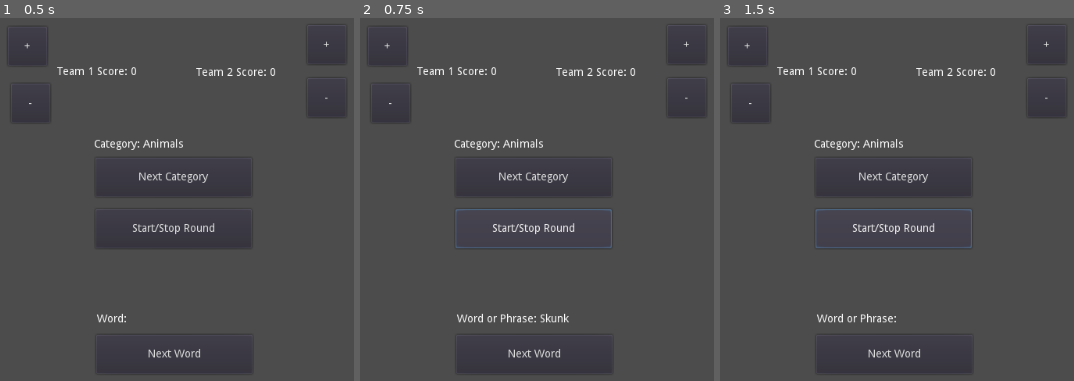
Above: before the commit, frames 1-3 (left to right).
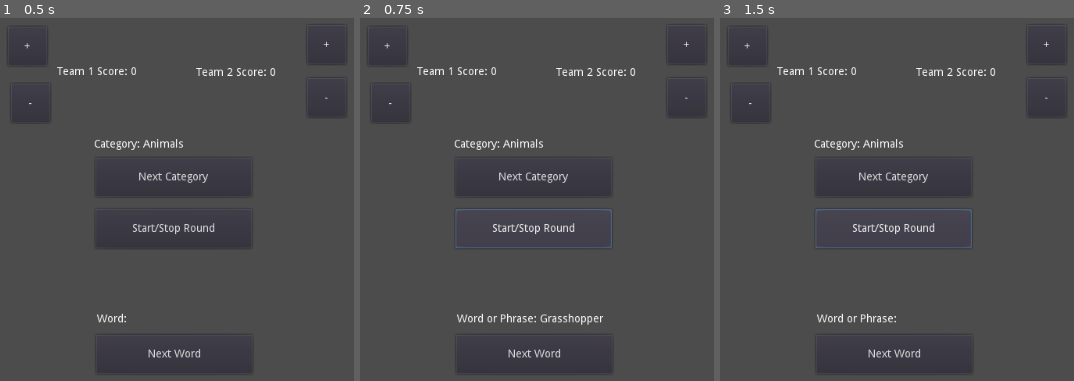
Above: after the commit, the same moments.

Repository: marshallcouch/prototypes
Game: Godot game, scene res://dont_say_the_word.tscn
The game is run twice, just before and just after one commit, with the same random seed, the same clock (stepped at 60 frames per second) and the same inputs.
Inputs:
- Up to frame 1 (0.5 s): no input
- Up to frame 2 (0.75 s): click "Start/Stop Round" at 0.5 s
- Up to frame 3 (1.5 s): click "Start/Stop Round" at 1.25 s

Frame 1 is identical in both runs. In frame 2, 0.2% of the frame differs, in the area x 50-69%, y 81-85%; in frame 3, nothing differs.

Commit message:
working on the lists a bit

Diff:
--- a/dont_say_the_word/gamelists.tres
+++ b/dont_say_the_word/gamelists.tres
@@ -29,15 +29,141 @@
         "Flamingo", "Pelican", "Hawk", "Eagle", "Parrot", "Pigeon", "Sparrow", "Owl", "Hummingbird",
         "Toucan", "Magpie", "Albatross", "Vulture", "Wombat", "Lemur",
         "Meerkat", "Armadillo", "Sloth", "Raccoon", "Skunk", "Squirrel", "Chipmunk", "Hedgehog", "Badger", "Otter",
+        "Gibbon", "Baboon", "Macaque", "Sea Gull", "Toad", "Frog", "Tadpole", "Axolotl", "Tree Frog", "Newt", "Armadillo", "Gopher", "Narwal", "Unicorn",
         "Beaver", "Mole", "Porcupine", "Moose", "Elk", "Bison", "Camel", "Chimpanzee", "Orangutan",
-        "Gibbon", "Baboon", "Macaque",
-        "Platypus", "Echidna", "Emu", "Cockatoo", "Kookaburra",
-        "Wallaby", "Tasmanian Devil",
-        "Dingo", "Komodo Dragon", "Python", "Boa Constrictor", "Anaconda", "Rattlesnake",
-        "Cobra", "Viper",  "Tortoise", "Iguana", "Chameleon", "Gila Monster",
-        "Alligator",   "Komodo Dragon"]
+        "Platypus", "Echidna", "Emu", "Cockatoo", "Kookaburra", "Bass", "Catfish", "Carp", "Salmon", "Tuna", "Trout", "Pike", "Swordfish", "Great White Shark",
+		"Flounder", "Horseshoe Crab", "Crab", "Guppy", "Sardine", "Cod", "Halibut", "Stingray", "Eel", "Wasp", "Yellow Jacket", "Oyster", "Scallop", "Mussel",
+        "Wallaby", "Tasmanian Devil", "Human", "Aardvark", "Wolverine", "Lynx", "Clam", "Slug", "Scorpion", "Leech", "Cockroach", "Barnacle", "Tapeworm",
+        "Dingo", "Komodo Dragon", "Python", "Boa Constrictor", "Anaconda", "Rattlesnake", "Termite", "Grasshopper", "Dragon", "Dragonfly", "Locust",
+        "Cobra", "Viper",  "Tortoise", "Iguana", "Chameleon", "Gila Monster", "Cricket", "Moth", "Mosquito", "Silverfish",
+        "Alligator",   "Komodo Dragon", "Gecko", "Black Mamba", "Bald Eagle", "Snowy Owl", "Snow Leopard", "Goose", "Swan", "Black Swan", "Blue Jay", "Wood Pecker"]
     ,
-    "Food":["Pizza","Hamburger"],
+    "Food":[ "Apple", "Banana", "Orange", "Strawberry", "Blueberry", "Raspberry", "Mango", "Pineapple", "Grapes", "Watermelon",
+		  "Lemon", "Lime", "Pear", "Peach", "Cherry", "Kiwi", "Coconut", "Avocado", "Pomegranate", "Blackberry",
+		  "Cantaloupe", "Apricot", "Fig", "Guava", "Passion Fruit", "Cranberry", "Plum", "Dragon Fruit", "Lychee", "Honeydew",
+		  "Papaya", "Elderberry", "Boysenberry", "Cucumber", "Tomato", "Carrot", "Lettuce", "Spinach", "Broccoli", "Cauliflower",
+		  "Pepper", "Potato", "Onion", "Garlic", "Ginger", "Zucchini", "Mushroom", "Eggplant", "Sweet Potato", "Asparagus",
+		  "Celery", "Artichoke", "Radish", "Beetroot", "Cabbage", "Kale", "Pumpkin", "Corn", "Brussels Sprouts", "Peas",
+		  "Parsnip", "Rutabaga", "Turnip", "Yam", "Bok Choy", "Swiss Chard", "Okra", "Collard Greens", "Rhubarb", "Watercress",
+		  "Arugula", "Endive", "Beet Greens", "Chicory", "Squash", "Bread", "Rice", "Pasta", "Flour", "Oats",
+		  "Quinoa", "Barley", "Couscous", "Bulgur", "Bread Crumbs", "Cereal", "Polenta", "Biscuit", "Baguette", "Tortilla",
+		  "Roll", "Croissant", "Pita", "Bagel", "Waffle", "Pancake", "Muffin", "Donut", "Cake", "Cupcake",
+		  "Pie", "Cookie", "Brownie", "Cheesecake", "Ice Cream", "Gelato", "Sorbet", "Popsicle", "Chocolate", "Candy",
+		  "Marshmallow", "Caramel", "Toffee", "Praline", "Fudge", "Honey", "Maple Syrup", "Jam", "Jelly", "Marmalade",
+		  "Peanut Butter", "Almond Butter", "Cashew Butter", "Hazelnut Spread", "Nutella", "Yogurt", "Milk", "Buttermilk", "Cream",
+		  "Sour Cream", "Cheese", "Egg", "Mayonnaise", "Mustard", "Ketchup", "Barbecue Sauce", "Soy Sauce", "Teriyaki Sauce",
+		  "Hot Sauce", "Vinegar", "Olive Oil", "Coconut Oil", "Canola Oil", "Sesame Oil", "Peanut Oil",
+		  "Sunflower Oil", "Flaxseed Oil", "Truffle Oil", "Salt", "Cinnamon", "Nutmeg", "Garlic Powder",
+		  "Onion Powder", "Paprika", "Cumin", "Turmeric", "Chili Powder", "Oregano", "Basil", "Thyme", "Rosemary",
+		  "Sage", "Parsley", "Coriander", "Dill", "Bay Leaf", "Vanilla Extract", "Almond Extract", "Peppermint Extract", "Lemon Extract",
+		  "Orange Extract", "Coconut Extract", "Anise Extract", "Chocolate Chips", "Nuts", "Peanuts", "Almonds", "Walnuts",
+		  "Cashews", "Pistachios", "Pecans", "Macadamia Nuts", "Hazelnuts", "Brazil Nuts", "Pine Nuts", "Sunflower Seeds", "Pumpkin Seeds",
+		  "Flaxseeds", "Chia Seeds", "Sesame Seeds", "Popcorn", "Chicken", "Beef", "Pork", "Lamb", "Turkey",
+		  "Duck", "Quail", "Fish", "Salmon", "Tuna", "Cod", "Trout", "Sardine", "Mackerel", "Haddock",
+		  "Shrimp", "Prawn", "Crab", "Lobster", "Clam", "Mussel", "Oyster", "Squid", "Octopus", "Scallop",
+		  "Yogurt", "Butter", "Cream", "Sour Cream", "Mayonnaise", "Oil", "Vinegar",
+		  "Salt", "Sugar", "Flour", "Baking Powder", "Baking Soda", "Yeast", "Honey", "Maple Syrup", "Molasses",
+		  "Jam", "Jelly", "Peanut Butter", "Almond Butter", "Nutella", "Soy Sauce", "Ketchup", "Mustard", "Barbecue Sauce",
+		  "Hot Sauce", "Worcestershire Sauce", "Tomato Sauce", "Tomato Paste", "Pizza Margherita",
+		  "Spaghetti Carbonara",
+		  "Lasagna",
+		  "Risotto",
+		  "Gnocchi",
+		  "Fettuccine Alfredo",
+		  "Osso Buco",
+		  "Caprese Salad",
+		  "Tiramisu",
+		  "Panna Cotta",
+		  "Bruschetta",
+		  "Minestrone Soup",
+		  "Pesto Pasta",
+		  "Cannoli",
+		  "Calzone",
+		  "Prosciutto e Melone",
+		  "Amatriciana",
+		  "Arancini",
+		  "Panettone",
+		  "Torta della Nonna",
+		  "Tacos",
+		  "Enchiladas",
+		  "Guacamole",
+		  "Chiles Rellenos",
+		  "Quesadillas",
+		  "Burritos",
+		  "Salsa Verde",
+		  "Tamales",
+		  "Churros",
+		  "Ceviche",
+		  "Mole Poblano",
+		  "Pozole",
+		  "Sopes",
+		  "Flan",
+		  "Huevos Rancheros",
+		  "Nachos",
+		  "Carnitas",
+		  "Tostadas",
+		  "Menudo",
+		  "Elote",
+		  "Chicken Tikka Masala",
+		  "Butter Chicken",
+		  "Biryani",
+		  "Paneer Tikka",
+		  "Rogan Josh",
+		  "Samosas",
+		  "Aloo Gobi",
+		  "Dal Makhani",
+		  "Tandoori Chicken",
+		  "Palak Paneer",
+		  "Chana Masala",
+		  "Vindaloo",
+		  "Gulab Jamun",
+		  "Pakoras",
+		  "Aloo Paratha",
+		  "Mutton Curry",
+		  "Chicken Korma",
+		  "Fish Curry",
+		  "Keema",
+		  "Rasgulla",
+		  "General Tso's Chicken",
+		  "Kung Pao Chicken",
+		  "Dumplings",
+		  "Sweet and Sour Pork",
+		  "Mongolian Beef",
+		  "Spring Rolls",
+		  "Fried Rice",
+		  "Peking Duck",
+		  "Ma Po Tofu",
+		  "Beef with Broccoli",
+		  "Chow Mein",
+		  "Dim Sum",
+		  "Szechuan Shrimp",
+		  "Hot Pot",
+		  "Mapo Eggplant",
+		  "Egg Drop Soup",
+		  "Crab Rangoon",
+		  "Orange Chicken",
+		  "Sesame Chicken",
+		  "Black Bean Sauce Noodles",
+		  "Hamburger",
+		  "Hot Dog",
+		  "Cheeseburger",
+		  "Fried Chicken",
+		  "Apple Pie",
+		  "Barbecue Ribs",
+		  "Buffalo Wings",
+		  "Clam Chowder",
+		  "Philly Cheesesteak",
+		  "Tuna Salad",
+		  "Cornbread",
+		  "Macaroni and Cheese",
+		  "Potato Salad",
+		  "Pancakes",
+		  "Corn Dogs",
+		  "Chocolate Chip Cookies",
+		  "Chicken and Waffles",
+		  "Cobb Salad",
+		  "Sloppy Joe",
+		  "Key Lime Pie"],
     "TV Shows":["How I Met Your Mother", "The Flash"],
     "Movies":["Man Of Steel","Avatar"],
     "Famouse People":["Henry Caville", "Taylor Swift"],
